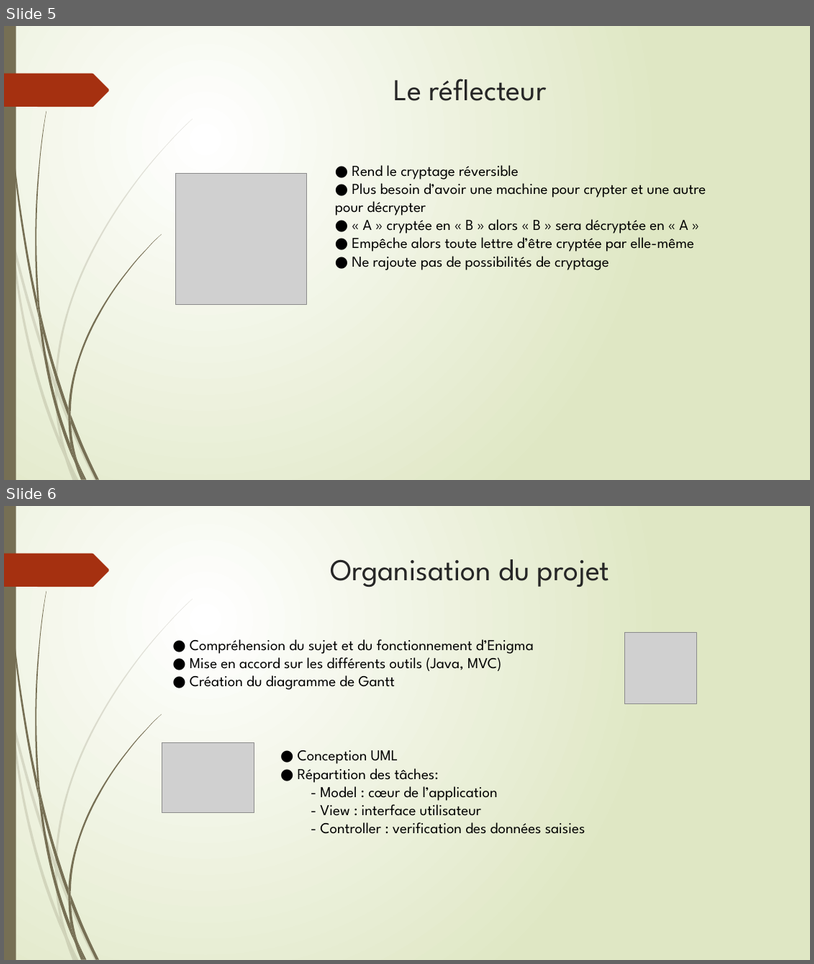
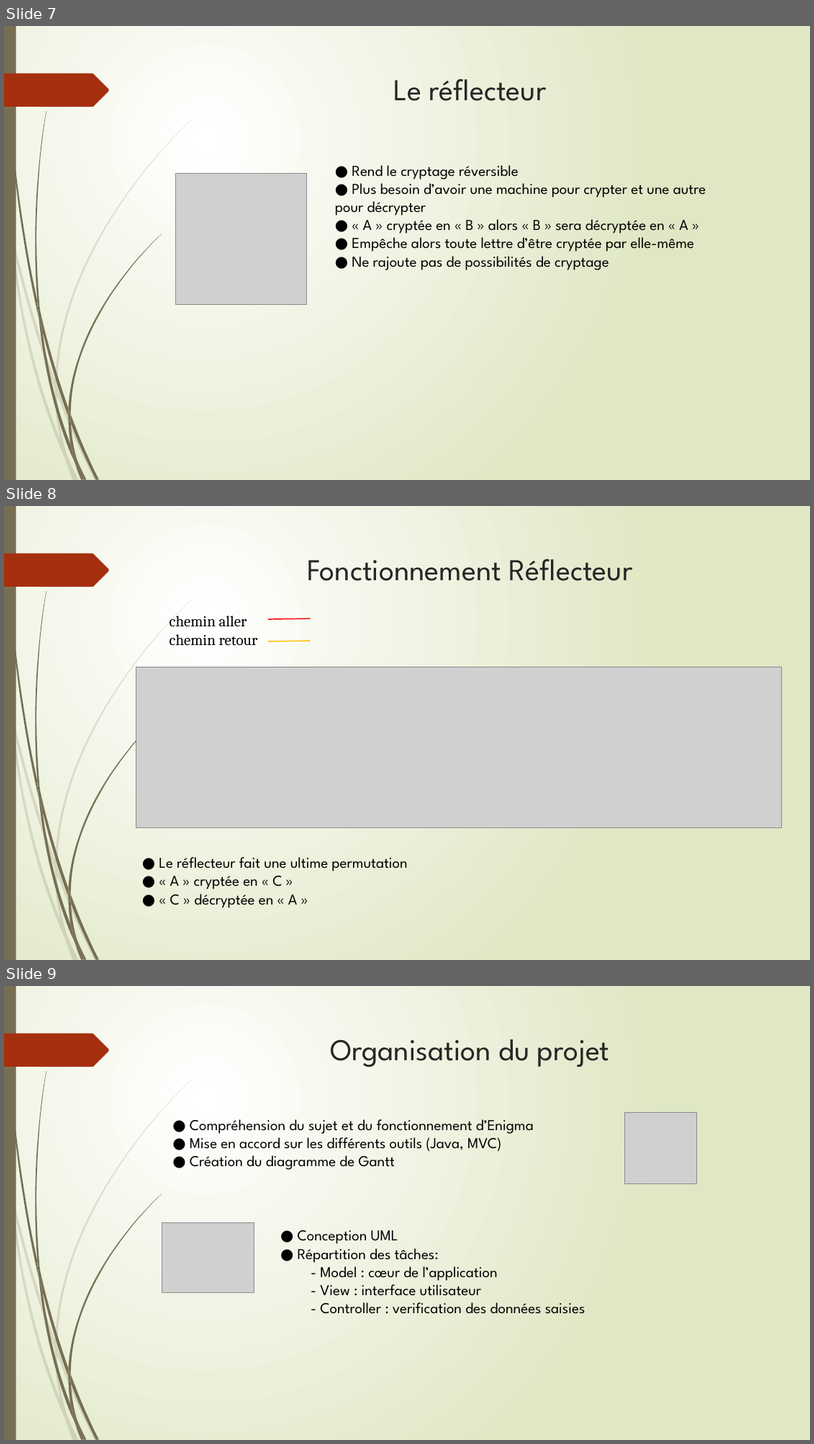
Before and after one commit to Marianna-dl/EnigmaProject, a slide deck: Rapport/Projet Enigma.pptx. Shown one above the other, each under a label of ours: slides 5 and 6 before the commit, slides 7, 8 and 9 after it. The pictures are 814x964 and 814x1444 pixels, drawn with LibreOffice and Linux fonts; fonts in the diff are those of the drawing; grey boxes stand for pictures. Boxes give left, top, right and bottom in pixels: in the first picture for what was removed or moved away, otherwise in the second. Text is boxed around its words. In the diff, an @@ line names an element or a change of style, - is before the commit and + after.

```diff
--- a/Rapport/Projet Enigma.pptx
+++ b/Rapport/Projet Enigma.pptx
@@ slide 8 added at (4,506,810,960), background gradient #FFFFFF to #DFE8C4; not listed: 24 template elements that a slide beside it also shows @@
@@ title added at (307,559,633,581), 36 pt, text #262626 @@
+Fonctionnement Réflecteur
@@ text added at (170,615,258,646), 18 pt, text #000000 @@
+chemin aller
+chemin retour
@@ line added from (268, 619) to (310, 618), #FF0000 1.25 pt @@
@@ line added from (268, 641) to (310, 641), #FFC000 1.25 pt @@
@@ picture added at (136,667,782,827) @@
@@ text added at (159,857,407,908), 18 pt, text #000000 @@
+● Le réflecteur fait une ultime permutation
+● « A » cryptée en « C »
+● « C » décryptée en « A »
@@ what was slide 5 is now slide 7 @@
@@ what was slide 6 is now slide 9 @@
```
Also in this commit, not shown: 1 slide changed, 4 other slides added, 2 other files.
